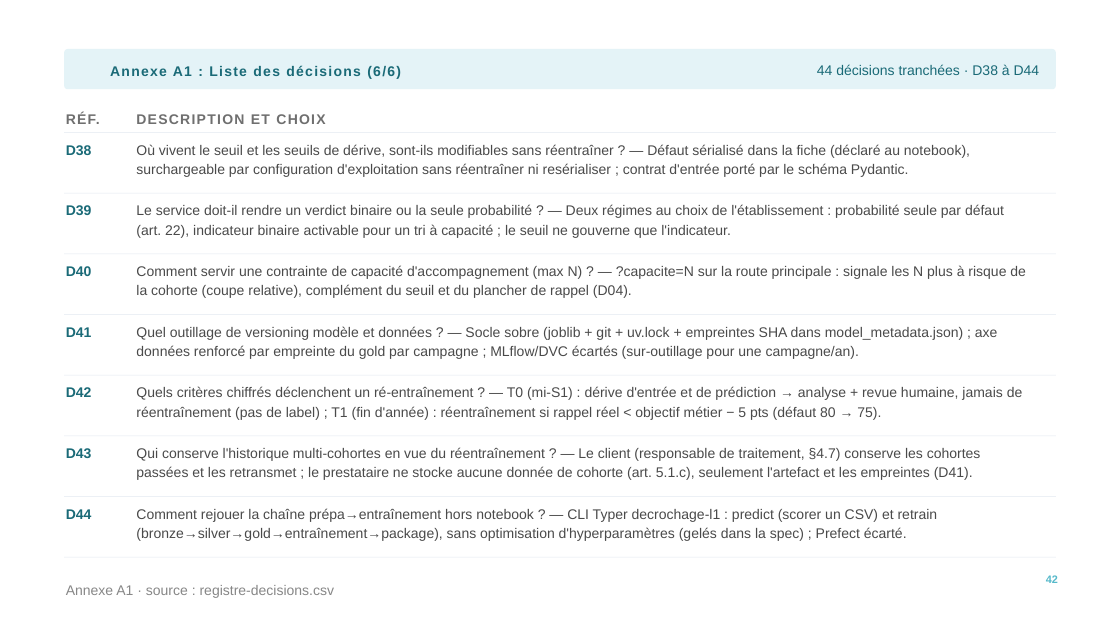
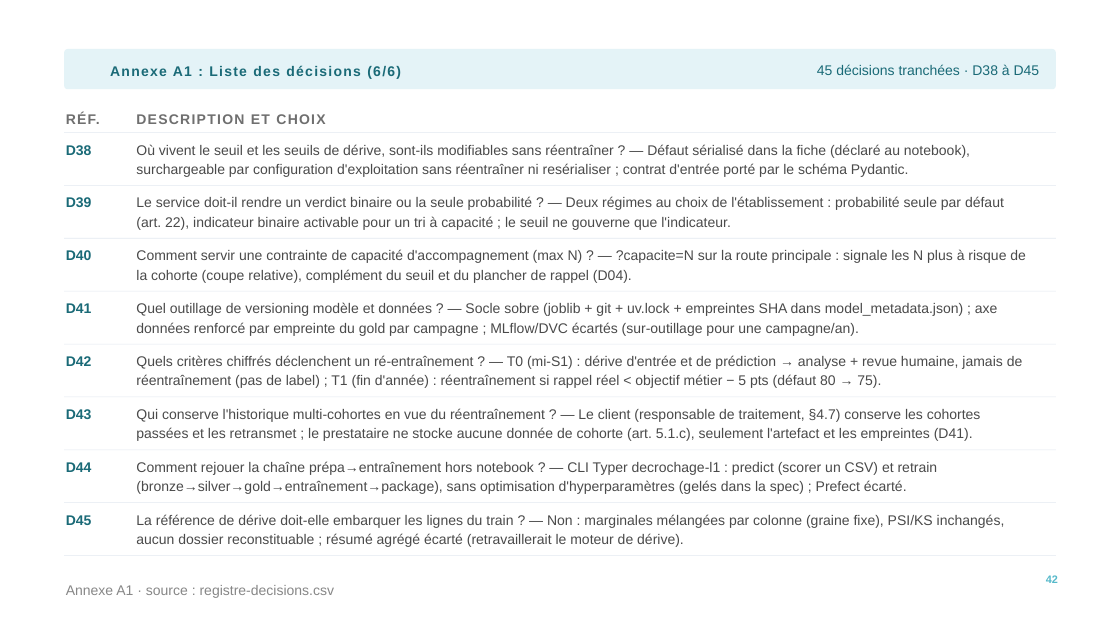
Before and after one commit to jalb-code/cisia-decrochage-etudiant, a slide deck: slide 42 of docs/JALB-Decrochage-l1.pptx. Drawn at 1120x630 pixels with LibreOffice and Linux fonts; fonts in the diff are those of the drawing. Boxes give left, top, right and bottom in pixels: in the first picture for what was removed or moved away, otherwise in the second. Text is boxed around its words. In the diff, an @@ line names an element or a change of style, - is before the commit and + after.

Commit message:
feat: reconstruit le support de soutenance JALB-Decrochage

```diff
--- a/docs/JALB-Decrochage-l1.pptx
+++ b/docs/JALB-Decrochage-l1.pptx
@@ text at [817, 64, 1040, 75]: text changed @@
-44 décisions tranchées · D38 à D44
+45 décisions tranchées · D38 à D45
@@ text "D39": place and size @@
-text "D39" at [66, 205, 92, 215]
+text "D39" at [66, 197, 92, 207]
@@ rectangle: place and size @@
-rectangle at [64, 193, 1056, 193]
+rectangle at [64, 185, 1056, 186]
@@ text "Le service doit-il rendre un ...": place and size @@
-text "Le service doit-il rendre un ..." at [136, 204, 1004, 238]
+text "Le service doit-il rendre un ..." at [136, 196, 1004, 230]
@@ rectangle: place and size @@
-rectangle at [64, 254, 1056, 254]
+rectangle at [64, 238, 1056, 239]
@@ text "D40": place and size @@
-text "D40" at [66, 266, 92, 276]
+text "D40" at [66, 250, 92, 260]
@@ text "Comment servir une contrainte de ...": place and size @@
-text "Comment servir une contrainte de ..." at [136, 265, 1026, 298]
+text "Comment servir une contrainte de ..." at [136, 249, 1026, 283]
@@ text "D41": place and size @@
-text "D41" at [66, 327, 92, 337]
+text "D41" at [66, 303, 92, 313]
@@ rectangle: place and size @@
-rectangle at [64, 314, 1056, 315]
+rectangle at [64, 291, 1056, 291]
@@ text "Quel outillage de versioning modèle ...": place and size @@
-text "Quel outillage de versioning modèle ..." at [136, 326, 998, 359]
+text "Quel outillage de versioning modèle ..." at [136, 302, 998, 336]
@@ text "D42": place and size @@
-text "D42" at [66, 387, 92, 397]
+text "D42" at [66, 356, 92, 366]
@@ rectangle: place and size @@
-rectangle at [64, 375, 1056, 375]
+rectangle at [64, 344, 1056, 344]
@@ text "Quels critères chiffrés déclenchent un ...": place and size @@
-text "Quels critères chiffrés déclenchent un ..." at [136, 386, 1023, 420]
+text "Quels critères chiffrés déclenchent un ..." at [136, 355, 1023, 388]
@@ text "D43": place and size @@
-text "D43" at [66, 448, 92, 458]
+text "D43" at [66, 409, 92, 419]
@@ rectangle: place and size @@
-rectangle at [64, 436, 1056, 436]
+rectangle at [64, 396, 1056, 397]
@@ text "Qui conserve l'historique multi-cohortes en ...": place and size @@
-text "Qui conserve l'historique multi-cohortes en ..." at [136, 447, 981, 480]
+text "Qui conserve l'historique multi-cohortes en ..." at [136, 408, 981, 441]
@@ text "D44": place and size @@
-text "D44" at [66, 509, 92, 519]
+text "D44" at [66, 462, 92, 472]
@@ rectangle: place and size @@
-rectangle at [64, 496, 1056, 497]
+rectangle at [64, 450, 1056, 450]
@@ text "Comment rejouer la chaîne prépa→entraînement ...": place and size @@
-text "Comment rejouer la chaîne prépa→entraînement ..." at [136, 508, 938, 541]
+text "Comment rejouer la chaîne prépa→entraînement ..." at [136, 461, 938, 494]
@@ rectangle: place and size @@
-rectangle at [64, 557, 1056, 557]
+rectangle at [64, 502, 1056, 503]
@@ text added at [66, 515, 92, 525], 18 pt, text #1A6A77, bold @@
+D45
@@ text added at [136, 514, 1005, 547], 18 pt, text #4A4A4A @@
+La référence de dérive doit-elle embarquer les lignes du train ? — Non : marginales mélangées par colonne (graine fixe), PSI/KS inchangés, aucun dossier reconstituable ; résumé agrégé écarté (retravaillerait le moteur de dérive).
@@ rectangle added at [64, 556, 1056, 556], fill #E2E8F0 @@
```
Also in this commit, not shown: 7 other slides changed.
